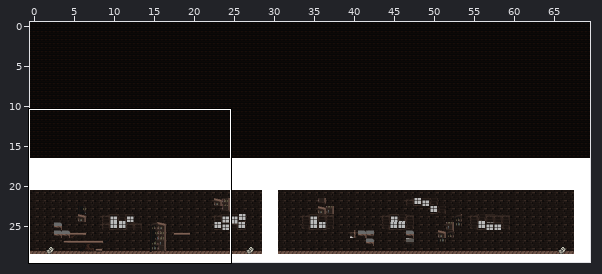
One commit to this Tiled map (JSON): assets/Tiled/tutorial.json. The first picture is a wide view before the edit; the outline marks the close-up.
Close-up. Before:
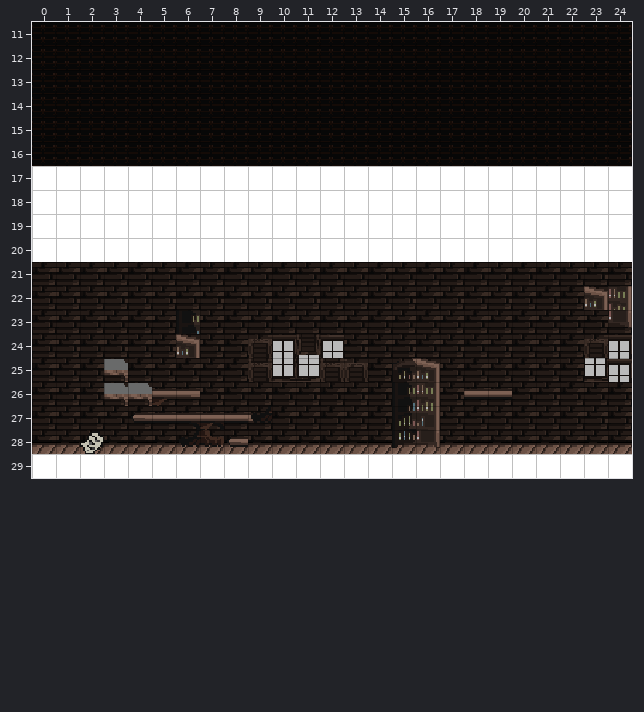
Cells are 16x16 px. Shown: x 0..24, y 11..29. The commit also changed other parts of the map, which this record leaves out.
Once edited:
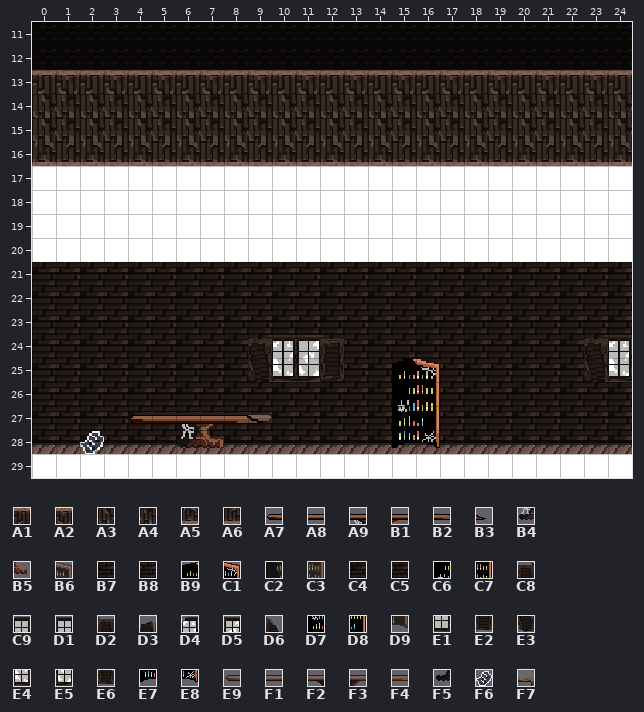
Key: from "SuperMarioBros-World1-1": A1 120, A2 121, A3 124, A4 125, A5 144, A6 145, A7 172, A8 173, A9 174, B1 175, B2 176, B3 177, B4 194, B5 195, B6 201, B7 203, B8 204, B9 213, C1 214, C2 220, C3 221, C4 223, C5 224, C6 233, C7 234, C8 243, C9 244, D1 245, D2 246, D3 248, D4 249, D5 250, D6 251, D7 253, D8 254, D9 261, E1 264, E2 266, E3 268, E4 269, E5 270, E6 271, E7 273, E8 274, E9 280, F1 281, F2 282, F3 283, F4 284, F5 302, F6 326, F7 389.
__ is an empty cell, ## one hidden under a higher layer.
Edits made:
Layer "Background":
y 21: x 1 C5 -> B8; x 3 C5 -> B8; x 5 C5 -> B8; x 7 C5 -> B8; x 9 C5 -> B8; x 11 C5 -> B8; x 13 C5 -> B8; x 15 C5 -> B8; x 17 C5 -> B8; x 19 C5 -> B8; x 21 B7 -> B8
y 22: x 1 B8 -> C5; x 3 B8 -> C5; x 5 B8 -> C5; x 7 B8 -> C5; x 9 B8 -> C5; x 11 B8 -> C5; x 13 B8 -> C5; x 15 B8 -> C5; x 17 B8 -> C5; x 19 B8 -> C5; x 21 C4 -> C5
y 23: x 1 C5 -> B8; x 3 C5 -> B8; x 5..7 C5 ## C5 -> B8 B7 B8; x 9 C5 -> B8; x 11 C5 -> B8; x 13 C5 -> B8; x 15 C5 -> B8; x 17 C5 -> B8; x 19 C5 -> B8; x 21 C5 -> B8
y 24: x 1 B8 -> C5; x 3 B8 -> C5; x 5..7 B8 B7 B8 -> C5 C4 C5; x 9..13 B8 B7 B8 B7 B8 -> C5 C4 C5 C4 C5; x 15 B8 -> C5; x 17 B8 -> C5; x 19 B8 -> C5; x 21 B8 -> C5
y 25: x 1 C5 -> B8; x 3 C5 -> B8; x 5 C5 -> B8; x 7 C5 -> B8; x 9 C5 -> B8; x 12..13 C4 C5 -> B7 B8; x 15..17 C5 C4 C5 -> B8 B7 B8; x 19 C5 -> B8; x 21 C5 -> B8
y 26: x 1 B8 -> C5; x 3..7 B8 B7 B8 B7 B8 -> C5 C4 C5 C4 C5; x 9 B8 -> C5; x 11 B8 -> C5; x 13 B8 -> C5; x 17..19 B8 B7 B8 -> C5 C4 C5; x 21 B8 -> C5
y 27: x 1 C5 -> B8; x 3..9 C5 C4 C5 C4 C5 C4 C5 -> B8 B7 B8 B7 B8 B7 B8; x 11 C5 -> B8; x 13 C5 -> B8; x 17 C5 -> B8; x 19 C5 -> B8; x 21 C5 -> B8
y 28: x 2 B7 -> C4; x 6..8 B7 B8 B7 -> C4 C5 C4; x 15..16 B8 B7 -> C5 C4
Layer "World1":
y 13: x 0..24 __ __ __ __ __ __ __ __ __ __ __ __ __ __ __ __ __ __ __ __ __ __ __ __ __ -> A1 A2 A1 A2 A1 A2 A1 A2 A1 A2 A1 A2 A1 A2 A1 A2 A1 A2 A1 A2 A1 A2 A1 A2 A1
y 14..15: x 0..24 __ __ __ __ __ __ __ __ __ __ __ __ __ __ __ __ __ __ __ __ __ __ __ __ __ -> A3 A4 A3 A4 A3 A4 A3 A4 A3 A4 A3 A4 A3 A4 A3 A4 A3 A4 A3 A4 A3 A4 A3 A4 A3
y 16: x 0..24 __ __ __ __ __ __ __ __ __ __ __ __ __ __ __ __ __ __ __ __ __ __ __ __ __ -> A5 A6 A5 A6 A5 A6 A5 A6 A5 A6 A5 A6 A5 A6 A5 A6 A5 A6 A5 A6 A5 A6 A5 A6 A5
Layer "Items2":
y 22: x 23..24 B6 C3 -> __ __
y 23: x 6 C2 -> __; x 24 D9 -> __
y 24: x 6 B6 -> __; x 9..12 __ C9 E2 D1 -> D3 D4 D5 D6; x 23..24 __ __ -> D3 D4
y 25: x 3 F7 -> __; x 9..13 C8 E1 __ C8 D2 -> E3 E4 E5 E6 __; x 15..16 __ __ -> B9 C1; x 23..24 E1 C9 -> E3 E4
y 26: x 3..6 F7 F7 F3 F4 -> __ __ __ __; x 15..16 __ __ -> C6 C7; x 18..19 F1 F1 -> __ __
y 27: x 4..9 __ __ __ F2 F1 F5 -> A7 A8 A9 B1 B2 B3; x 15..16 __ __ -> D7 D8
y 28: x 2 __ -> F6; x 6..8 __ __ E9 -> B4 B5 __; x 15..16 __ __ -> E7 E8
Boxes around the changes in both close-ups, in picture pixels (x1, y1, x2, y2):
added: (32, 70, 632, 166)
changed: (77, 263, 368, 454)
changed: (392, 263, 512, 448)
changed: (536, 268, 560, 423)
changed: (584, 286, 632, 382)
